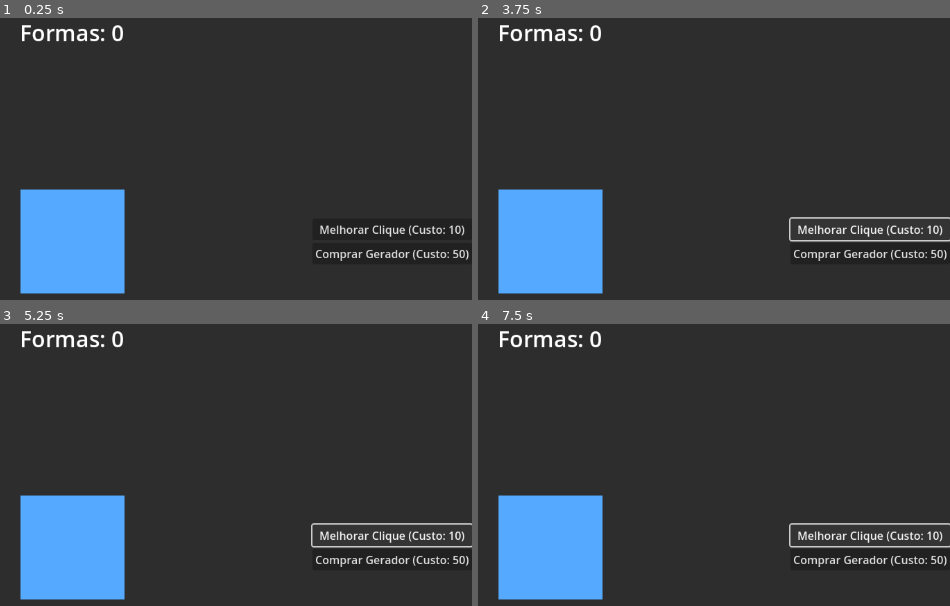
Above: before the commit, frames 1-4 (two rows, left to right).
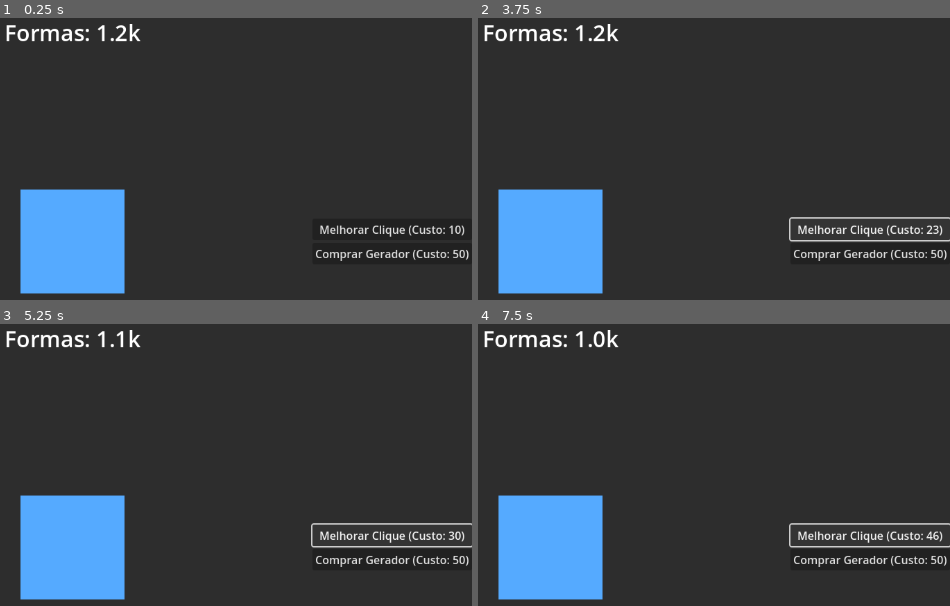
Above: after the commit, the same moments.

Repository: barrigaverd/Repositorio-do-jogo-feito-no-livro---Fabrica-de-Formas-Idle
Game: Godot game, scene res://mundo.tscn
The game is run twice, just before and just after one commit, with the same random seed, the same clock (stepped at 60 frames per second) and the same inputs.
Inputs:
- Up to frame 1 (0.25 s): no input
- Up to frame 2 (3.75 s): click "Melhorar Clique (Custo: 10)" at 0.5 s; click "Melhorar Clique (Custo: 10)" (after the commit: "Melhorar Clique (Custo: 13)") at 1.25 s; click "Melhorar Clique (Custo: 10)" (after the commit: "Melhorar Clique (Custo: 15)") at 2 s; click "Melhorar Clique (Custo: 10)" (after the commit: "Melhorar Clique (Custo: 17)") at 2.75 s; click "Melhorar Clique (Custo: 10)" (after the commit: "Melhorar Clique (Custo: 20)") at 3.5 s
- Up to frame 3 (5.25 s): click "Melhorar Clique (Custo: 10)" (after the commit: "Melhorar Clique (Custo: 23)") at 4.25 s; click "Melhorar Clique (Custo: 10)" (after the commit: "Melhorar Clique (Custo: 26)") at 5 s
- Up to frame 4 (7.5 s): click "Melhorar Clique (Custo: 10)" (after the commit: "Melhorar Clique (Custo: 30)") at 5.75 s; click "Melhorar Clique (Custo: 10)" (after the commit: "Melhorar Clique (Custo: 35)") at 6.5 s; click "Melhorar Clique (Custo: 10)" (after the commit: "Melhorar Clique (Custo: 40)") at 7.25 s

The runs differ from the first frame. In frame 1, 0.8% of the frame differs, in the area x 1-30%, y 2-9%; in frame 2, 0.9%; in frame 3, 0.8%; in frame 4, 0.9%, in the area x 1-98%, y 2-77%.

Commit message:
Feito Capitulo 10 indo para o 11

Diff:
--- a/mundo.gd
+++ b/mundo.gd
@@ -1,4 +1,6 @@
 extends Node2D
+
+const SUFIXOS = ["", "k", "M", "B", "T", "Qa", "Qi"] # Adicione quantos quiser!
 
 @onready var exibidor_de_pontos = $Interface/ExibidorDePontos
 @onready var botao_upgrade_clique = $Interface/MenuDeUpgrades/BotaoUpgradeClique
@@ -28,6 +30,8 @@
 
 # Esta função é chamada automaticamente uma vez quando o jogo começa.
 func _ready():
+	# ... (linhas do print) ...
+	formas_totais = 1250 # Linha de teste!
 	atualizar_interface()
 
 func _on_gerador_principal_gui_input(evento):
@@ -42,9 +46,10 @@
 
 # Uma função nossa, criada para manter a interface do usuário atualizada.
 func atualizar_interface():
-	exibidor_de_pontos.text = "Formas: %s" % int(formas_totais)
-	botao_upgrade_clique.text = "Melhorar Clique (Custo: %s)" % upgrade_clique.custo_atual
-	botao_comprar_gerador.text = "Comprar Gerador (Custo: %s)" % gerador_tipo_1.custo_atual
+	exibidor_de_pontos.text = "Formas: %s" % formatar_numero(formas_totais)
+	botao_upgrade_clique.text = "Melhorar Clique (Custo: %s)" % formatar_numero(upgrade_clique.custo_atual)
+	botao_comprar_gerador.text = "Comprar Gerador (Custo: %s)" % formatar_numero(gerador_tipo_1.custo_atual)
+
 
 
 func _on_botao_upgrade_clique_pressed():
@@ -76,3 +81,22 @@
 		formas_totais = formas_totais - gerador_tipo_1.custo_atual
 		gerador_tipo_1.quantidade += 1
 		gerador_tipo_1.custo_atual = floor(gerador_tipo_1.custo_base * pow(gerador_tipo_1.fator_de_custo, gerador_tipo_1.quantidade))
+
+
+func formatar_numero(numero):
+	# Se o número for muito pequeno, apenas o retorne como um inteiro.
+	if numero < 1000:
+		return str(int(numero))
+
+	# Prepara as variáveis para o cálculo.
+	var numero_formatado = float(numero)
+	var indice_sufixo = 0
+
+	# Loop: Enquanto o número for maior ou igual a 1000 e ainda tivermos sufixos na lista.
+	while numero_formatado >= 1000 and indice_sufixo < SUFIXOS.size() - 1:
+		numero_formatado /= 1000.0 # Atalho para numero_formatado = numero_formatado / 1000.0
+		indice_sufixo += 1
+
+	# Retorna o número final formatado com uma casa decimal e o sufixo correto.
+	# Ex: "12.5" + "k" -> "12.5k"
+	return "%.1f%s" % [numero_formatado, SUFIXOS[indice_sufixo]]
